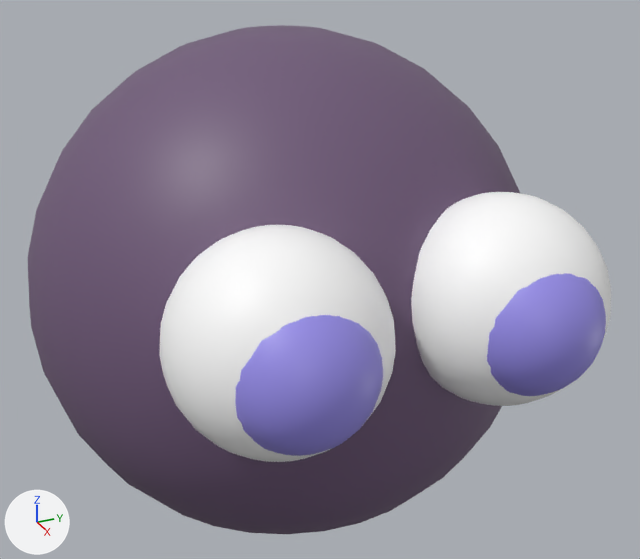
The FBX model AssetsModelado/Personajes/motaPolvo_flicker/flicker.fbx: old version first, new version second.
The view is the same before and after, from a 50 mm camera at (5.29, -2.11, 3.58) aimed at (0.29, 0.14, 1.08). Arrows for +X, +Y and +Z are at lower left; the lights stay in place. Where no turn or scale is listed for an object, it has been applied to the vertices.
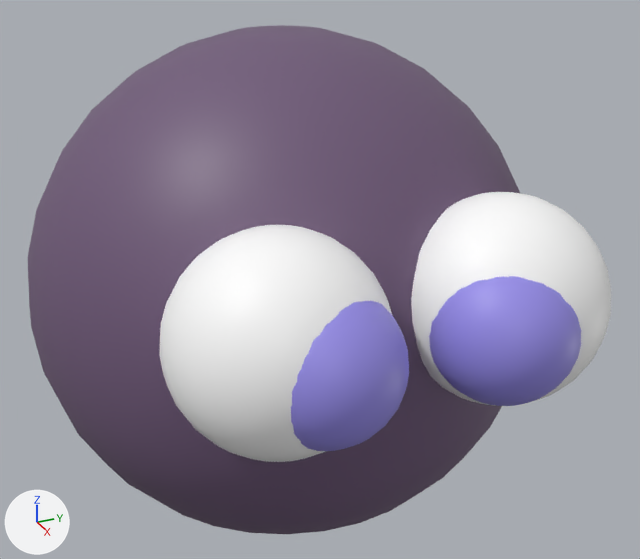
Pixel boxes [x1, y1, x2, y2] of what changed, in the pictures (640 x 559 px):
'Sphere.004', moved: before [235, 315, 383, 456]; after [291, 301, 409, 451]
'Sphere.003', moved: before [487, 273, 606, 396]; after [429, 276, 581, 406]

What changed in the scene script:
```text
Change ob_sphere_004:
    ob_sphere_004.location: (1.86, -0.68, 1.413) -> (1.86, -0.538, 1.397)
Change ob_sphere_003:
    ob_sphere_003.location: (1.873, 0.637, 1.412) -> (1.873, 0.495, 1.388)
```
